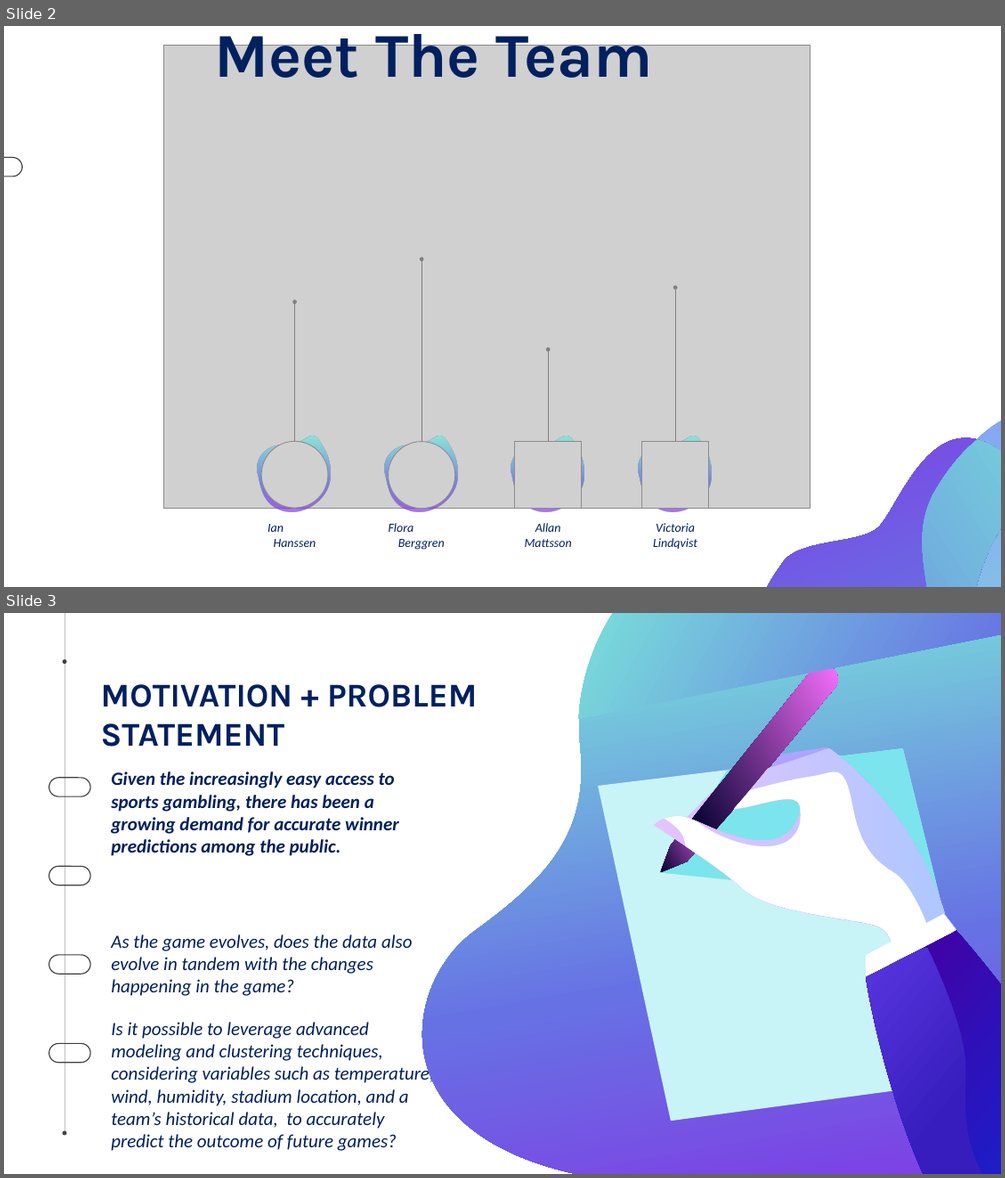
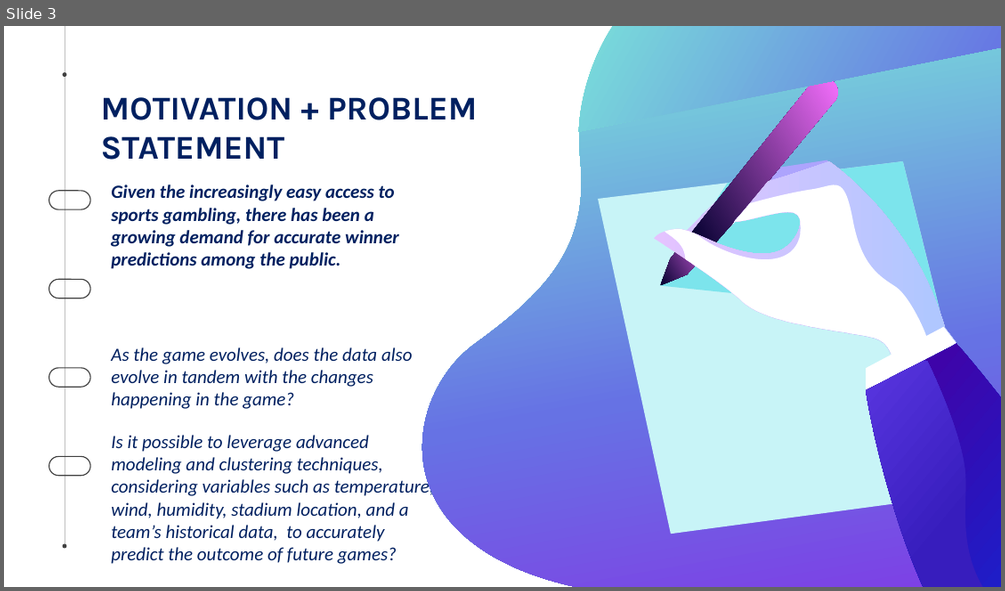
Before and after one commit to CherSmith39/Sports-Gambling, a slide deck: Practice Presentation.pptx. Shown one above the other, each under a label of ours: slides 2 and 3 before the commit, slide 3 after it. The pictures are 1005x1178 and 1005x591 pixels, drawn with LibreOffice and Linux fonts; fonts in the diff are those of the drawing; grey boxes stand for pictures. Boxes give left, top, right and bottom in pixels: in the first picture for what was removed or moved away, otherwise in the second. Text is boxed around its words. In the diff, an @@ line names an element or a change of style, - is before the commit and + after.

```diff
--- a/Practice Presentation.pptx
+++ b/Practice Presentation.pptx
@@ slide 2 removed at <box>4,26,1001,587</box>, background #FFFFFF @@
@@ picture removed at <box>164,45,811,508</box> @@
@@ text removed at <box>214,26,653,78</box> @@
-Meet The Team
@@ rounded rectangle removed at <box>4,158,23,176</box> @@
@@ arrow removed from (422, 463) to (422, 259) @@
@@ arrow removed from (676, 459) to (676, 288) @@
@@ arrow removed from (295, 473) to (295, 302) @@
@@ arrow removed from (549, 473) to (549, 349) @@
@@ freeform shape removed at <box>638,368,1001,587</box> @@
@@ freeform shape removed at <box>607,377,1001,587</box> @@
@@ freeform shape removed at <box>659,418,1001,587</box> @@
@@ freeform shape removed at <box>255,433,332,516</box> @@
@@ picture removed at <box>261,441,328,507</box> @@
@@ freeform shape removed at <box>381,433,458,516</box> @@
@@ picture removed at <box>388,441,455,507</box> @@
@@ freeform shape removed at <box>509,433,585,516</box> @@
@@ picture removed at <box>515,441,582,507</box> @@
@@ freeform shape removed at <box>635,433,712,516</box> @@
@@ picture removed at <box>642,441,708,507</box> @@
@@ text removed at <box>267,524,283,532</box> @@
-Ian
@@ text removed at <box>388,523,414,532</box> @@
-Flora
@@ text removed at <box>535,523,561,532</box> @@
-Allan
@@ text removed at <box>655,523,695,532</box> @@
-Victoria
@@ text removed at <box>274,539,316,547</box> @@
-Hanssen
@@ text removed at <box>398,539,445,549</box> @@
-Berggren
@@ text removed at <box>525,539,572,547</box> @@
-Mattsson
@@ text removed at <box>653,538,697,549</box> @@
-Lindqvist
```
Also in this commit, not shown: 3 slides changed, 3 slides added, 3 other slides removed.
